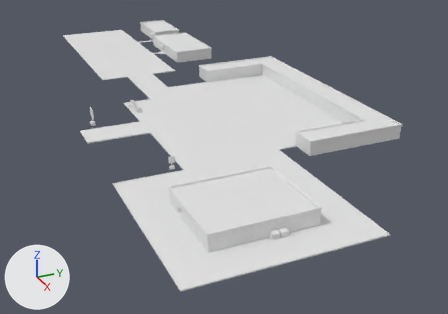
Renders of the FBX model Assets/Models/Buildings/MotelElSol.fbx from each side of a commit.
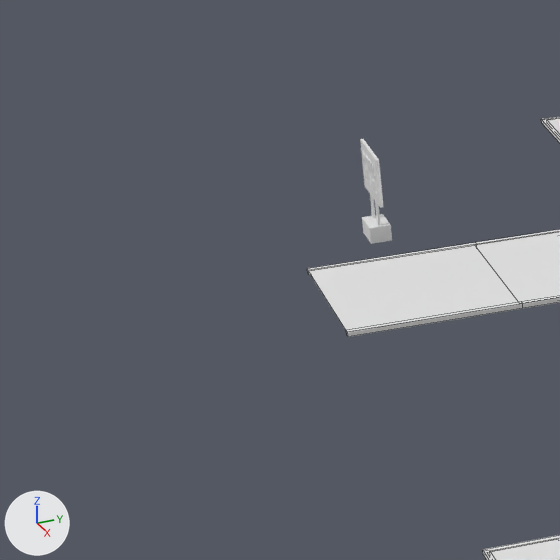
The first picture shows the older version from a 50 mm lens placed at (179.0, -73.0, 74.0), pointed at (-8.0, 11.0, -20.0). The close-ups show the older and then the newer version on the part from 5% to 28% of the width and 26% to 59% of the height of that picture. Only the edits that show in the close-ups are written down. The axes (+X, +Y, +Z) are drawn at lower left. The lights are the same throughout. The close-ups show mesh edges as thin lines. Vertices at exactly the same position are counted once.

Before the edit, the objects in view are built like this:
```python
me_cube_179 = bpy.data.meshes.new('Cube.179')
me_cube_179.from_pydata(...)  # 100 vertices, 73 faces; spans x -80.1..0.1, y -15.1..41.2, z -0.1..0.1
me_cube_179.materials.append(mat_atlascommon1)  # its picture is missing
me_cube_191 = bpy.data.meshes.new('Cube.191')
me_cube_191.from_pydata(...)  # 148 vertices, 107 faces; spans x -100.4..29.9, y -40.0..16.1, z -0.1..0.1
me_cube_191.materials.append(mat_atlascommon1)  # its picture is missing
me_plane_008 = bpy.data.meshes.new('Plane.008')
me_plane_008.from_pydata(...)  # 531 vertices, 195 faces; spans x -196.0..24.0, y -25.0..55.0, z 0.0
me_plane_008.materials.append(mat_atlascommon1)  # its picture is missing
# before: 64 (-66.0, -25.0, 0.0) at pixel (308, 270), 67 (-56.0, -25.0, 0.0) at pixel (346, 331)
ob_bordur_009 = bpy.data.objects.new('Bordur.009', me_cube_179)
ob_bordur_009.location = (84.86, -25.08, -0.03)
ob_bordur_013 = bpy.data.objects.new('Bordur.013', me_cube_191)
ob_bordur_013.location = (-34.98, 0.04, -0.03)
ob_parking_005 = bpy.data.objects.new('Parking.005', me_plane_008)
ob_parking_005.location = (61.08, -14.99, 0.04)
# also in view: 'BilboardElSol' at (-9.0, -35.0, 3.0)
```
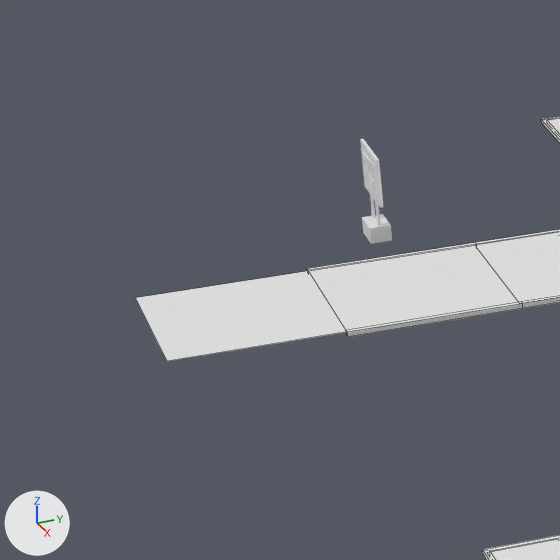
Where the newer file only moved an object's origin or applied its transform, the numbers keep the older frame.

Changed parts and their boxes [x1, y1, x2, y2] in the close-ups (560 x 560 px):
'Parking.005', reshaped
    before: [309, 119, 560, 560]
    after: [136, 119, 560, 560]
part 1 of me_plane_008, added
    after: [136, 271, 347, 361]

What the commit changed:
me_plane_008 is used by ob_parking_005; location (61.08, -14.99, 0.04).
Verts and faces of me_plane_008; kept vertices keep their numbers, new ones are numbered from 531.
me_plane_008 had 531 vertices, 195 faces and spanned x -196.0..24.0, y -25.0..55.0, z 0.0.
me_plane_008 now has 532 vertices, 196 faces and spans x -196.0..24.0, y -35.0..55.0, z 0.0.
Part 1, on me_plane_008:
New vertex 531 is at (-66.0, -35.0, 0.0), pixel (135, 297).
New vertex 532 is at (-56.0, -35.0, 0.0), pixel (166, 361).
New faces: (64, 531, 532, 67).
Other edits to the shape of me_plane_008 do not show in these pictures.
